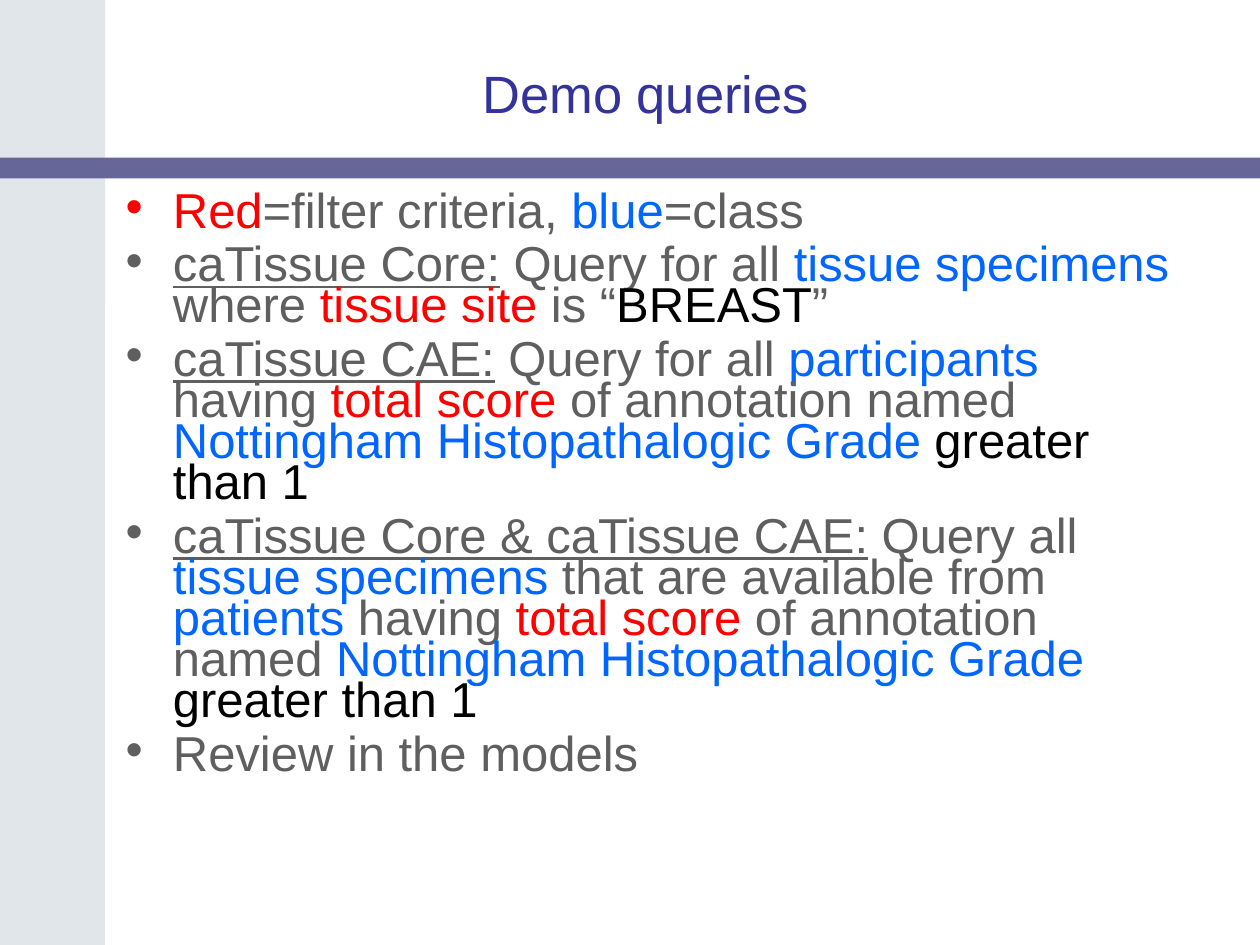
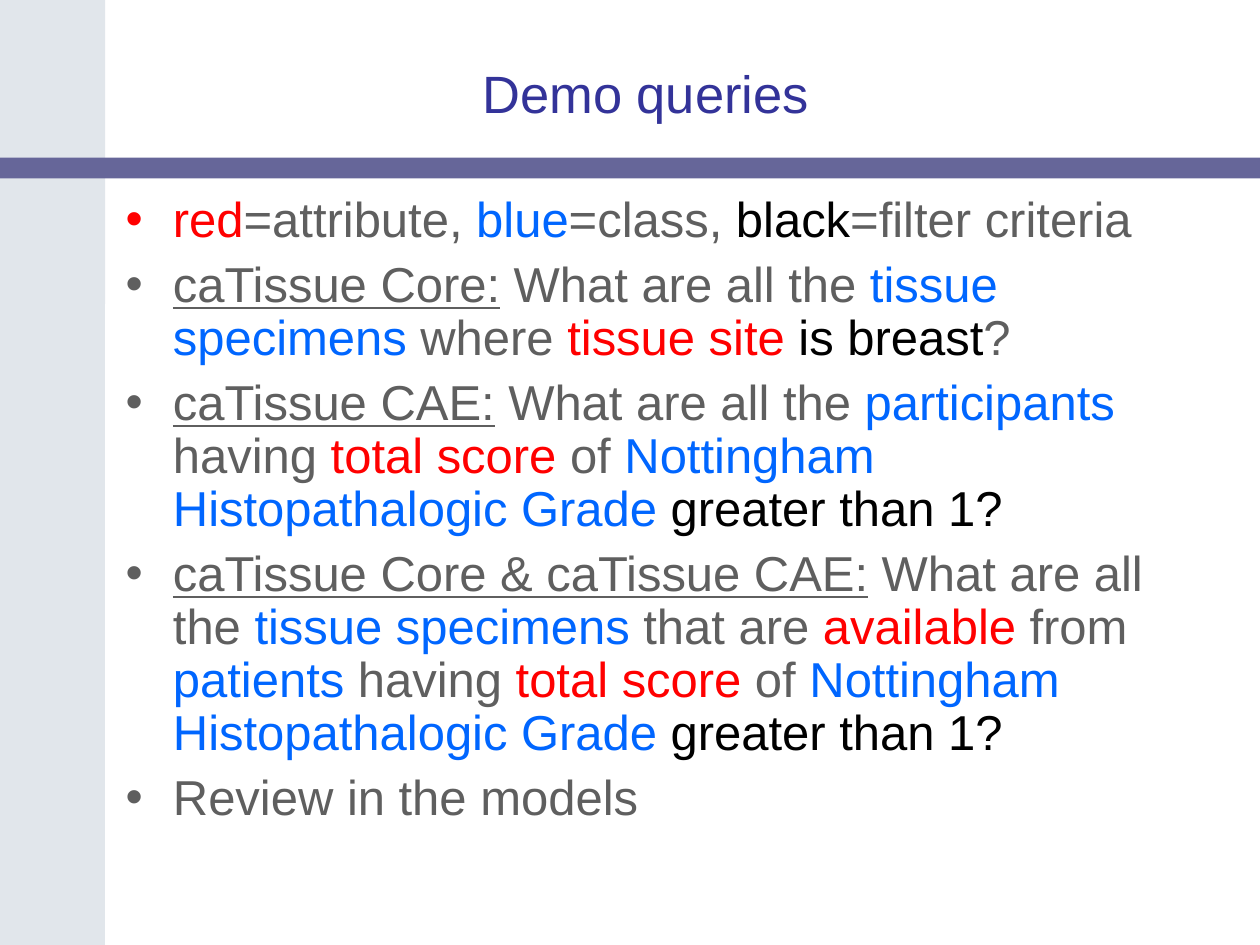
Before and after one commit to NCIP/catrip, a slide deck: slide 12 of catrip/documentation/presentations/catrip_alpha_demo_2006_08_11/catrip_alpha_demo_2006_08_11.ppt. Drawn at 1260x945 pixels with LibreOffice and Linux fonts; fonts in the diff are those of the drawing; background and template pictures are left out. Boxes give left, top, right and bottom in pixels: in the first picture for what was removed or moved away, otherwise in the second. Text is boxed around its words. In the diff, an @@ line names an element or a change of style, - is before the commit and + after.

```diff
--- a/catrip/documentation/presentations/catrip_alpha_demo_2006_08_11/catrip_alpha_demo_2006_08_11.ppt
+++ b/catrip/documentation/presentations/catrip_alpha_demo_2006_08_11/catrip_alpha_demo_2006_08_11.ppt
@@ text at [173,201,1143,760]: text changed @@
-• Red=filter criteria, blue=class
-• caTissue Core: Query for all tissue specimens where tissue site is “BREAST”
-• caTissue CAE: Query for all participants having total score of annotation named Nottingham Histopathalogic Grade greater than 1
-• caTissue Core & caTissue CAE: Query all tissue specimens that are available from patients having total score of annotation named Nottingham Histopathalogic Grade greater than 1
+• red=attribute, blue=class, black=filter criteria
+• caTissue Core: What are all the tissue specimens where tissue site is breast?
+• caTissue CAE: What are all the participants having total score of Nottingham Histopathalogic Grade greater than 1?
+• caTissue Core & caTissue CAE: What are all the tissue specimens that are available from patients having total score of Nottingham Histopathalogic Grade greater than 1?
@@ text at [173,779,638,816]: line spacing 0.7 to 0.9 @@
```
Also in this commit, not shown: 14 other slides changed.
